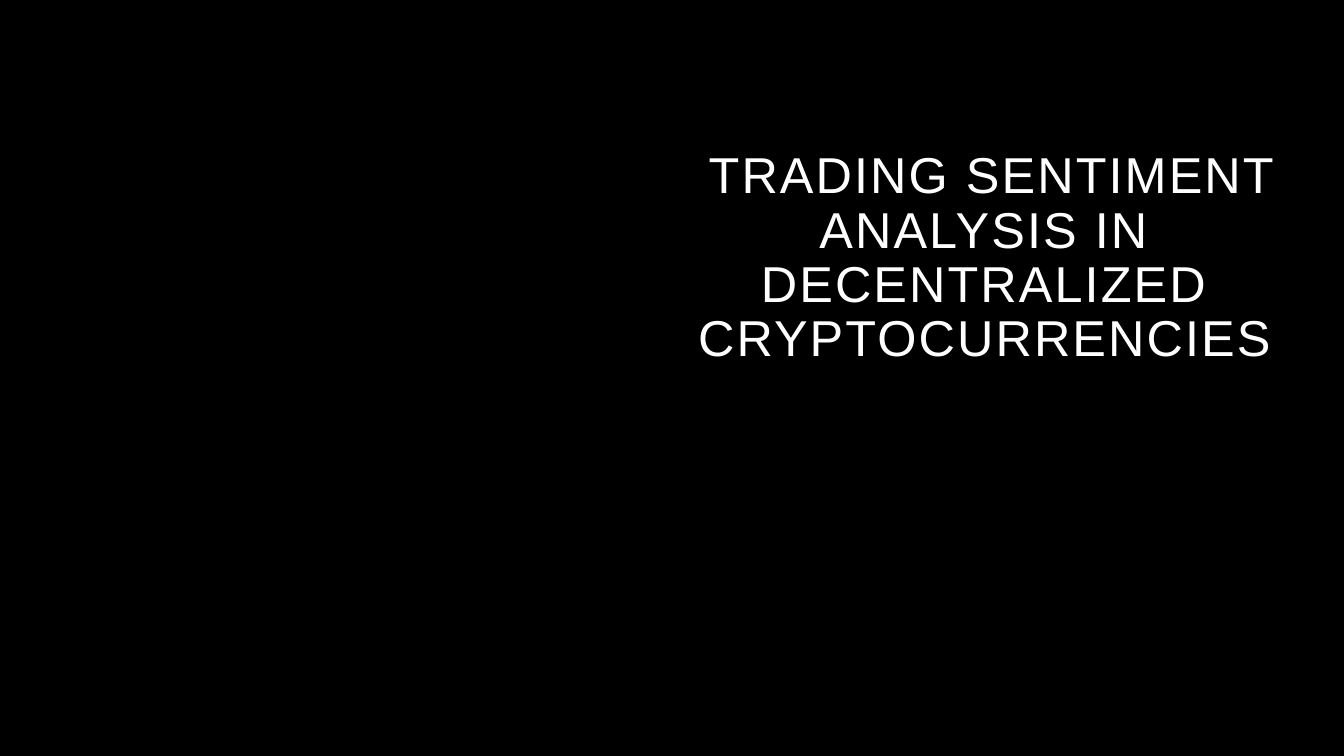
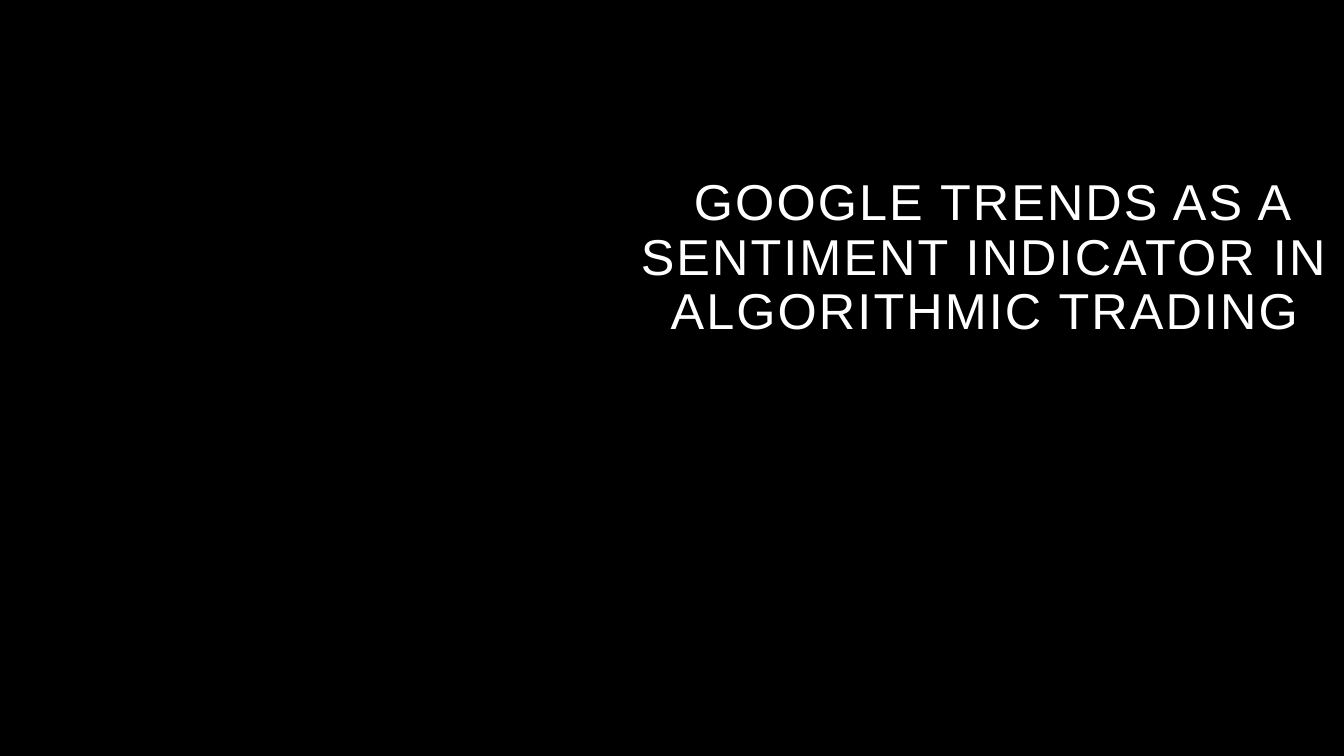
Before and after one commit to HillelCharbit/Trading-Algorithm-Project---google-trends, a slide deck: slide 1 of presentation/Trading Sentiment Analysis in Decentralized Cryptocurrencies.pptx. Drawn at 1344x756 pixels with LibreOffice and Linux fonts; fonts in the diff are those of the drawing; background and template pictures are left out. Boxes give left, top, right and bottom in pixels: in the first picture for what was removed or moved away, otherwise in the second. Text is boxed around its words. In the diff, an @@ line names an element or a change of style, - is before the commit and + after.

```diff
--- a/presentation/Trading Sentiment Analysis in Decentralized Cryptocurrencies.pptx
+++ b/presentation/Trading Sentiment Analysis in Decentralized Cryptocurrencies.pptx
@@ title at box(641, 184, 1325, 330): text changed @@
-TRADING SENTIMENT ANALYSIS IN DECENTRALIZED CRYPTOCURRENCIES
+GOOGLE TRENDS AS A SENTIMENT INDICATOR IN ALGORITHMIC TRADING
```
Also in this commit, not shown: 3 other slides changed, 4 slides added, 7 other files.
